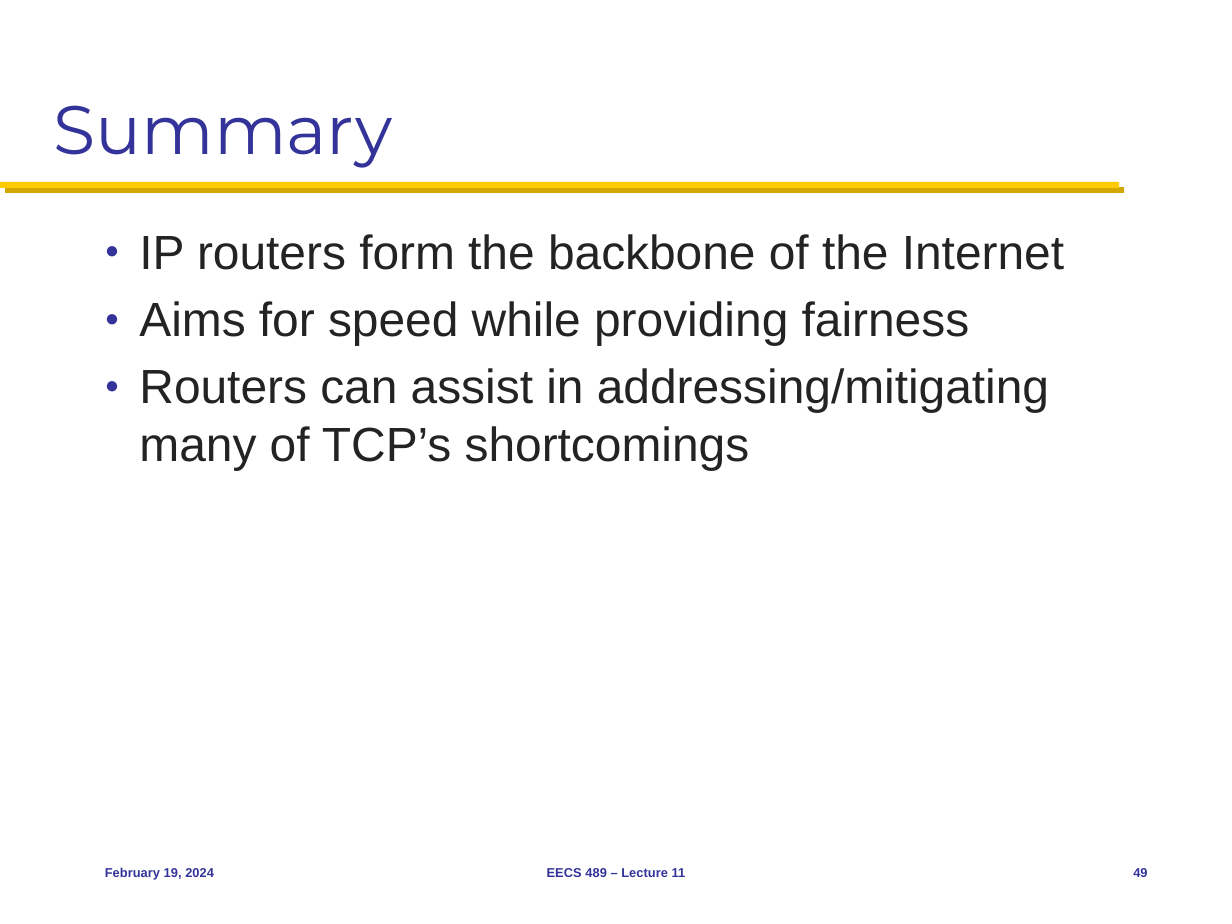
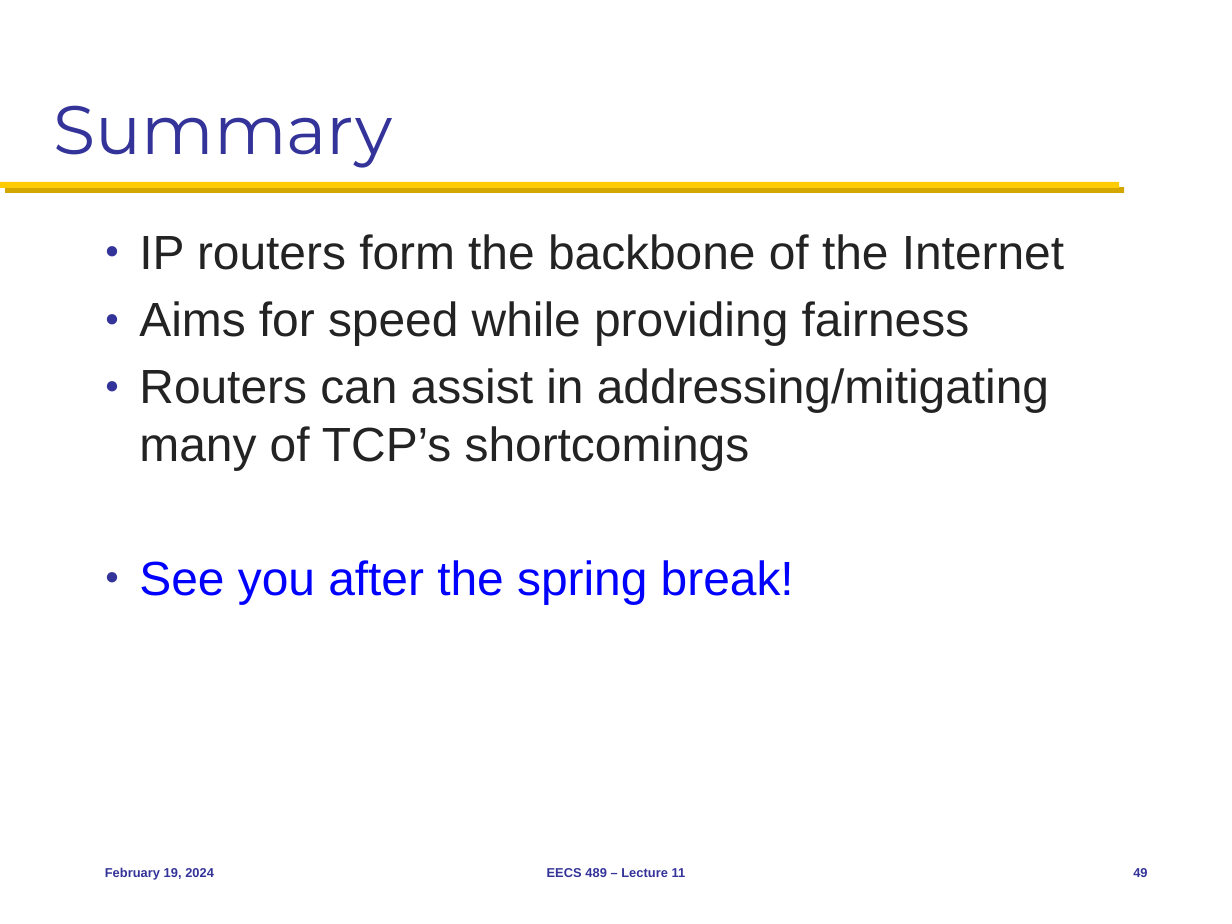
Before and after one commit to mosharaf/eecs489, a slide deck: slide 49 of Slides/021924.pptx. Drawn at 1232x924 pixels with LibreOffice and Linux fonts; fonts in the diff are those of the drawing. Boxes give left, top, right and bottom in pixels: in the first picture for what was removed or moved away, otherwise in the second. Text is boxed around its words. In the diff, an @@ line names an element or a change of style, - is before the commit and + after.

```diff
--- a/Slides/021924.pptx
+++ b/Slides/021924.pptx
@@ text at bbox=[139, 560, 794, 604]: paragraph added @@
+● See you after the spring break!
```
Also in this commit, not shown: 2 other slides changed, 1 other file.
